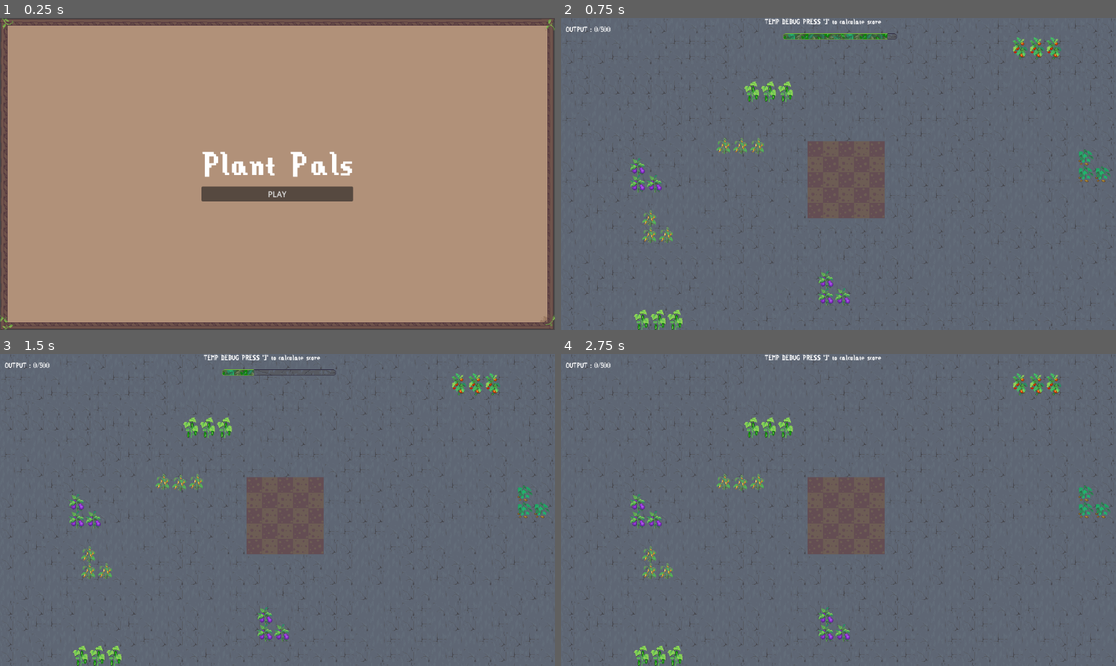
Above: before the commit, frames 1-4 (two rows, left to right).
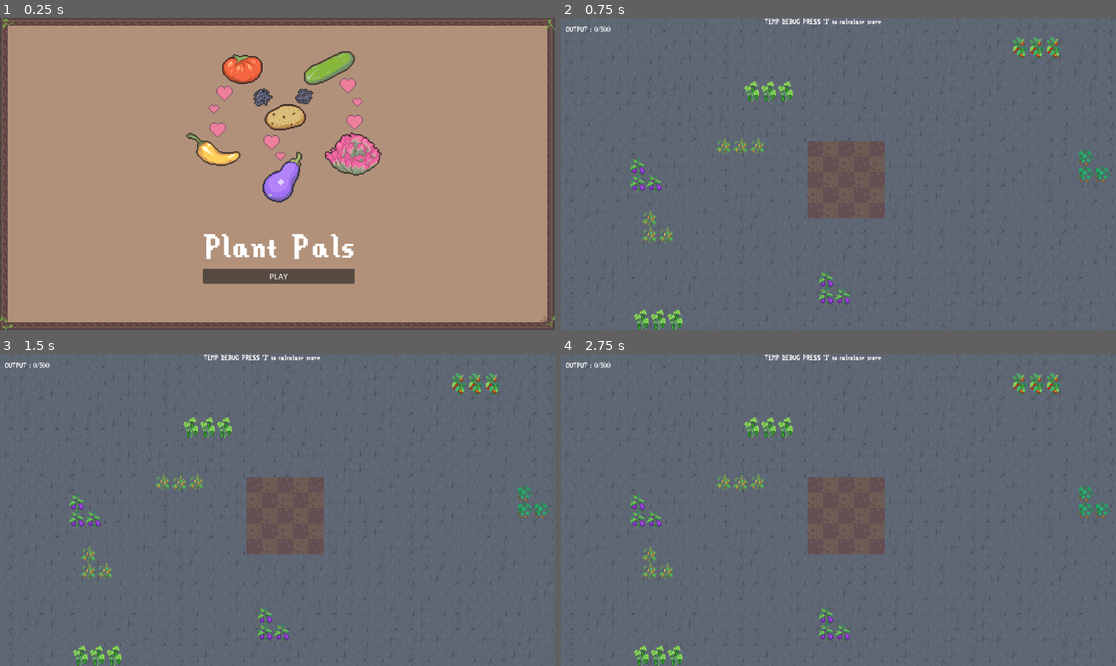
Above: after the commit, the same moments.

Repository: Ihmayor/Growup_GameJam_2025
Game: Godot game, scene res://scenes/start_scene.tscn
The game is run twice, just before and just after one commit, with the same random seed, the same clock (stepped at 60 frames per second) and the same inputs.
Inputs (mouse positions are in pixels of both pictures, inside the frame that each line leads up to):
- Up to frame 1 (0.25 s): no input
- Up to frame 2 (0.75 s): click "PLAY" at 0.5 s
- Up to frame 3 (1.5 s): tap J (test_calculate) at 1.25 s; move the mouse to (177, 481) at 1.27 s; hold E (rotate_right) from 1.28 s (still down); hold Right mouse button (Shovel) from 1.28 s (still down)
- Up to frame 4 (2.75 s): click (738, 481) at 1.55 s; tap J (test_calculate) at 2 s; move the mouse to (738, 481) at 2.02 s; release E (rotate_right) at 2.03 s; release Right mouse button (Shovel) at 2.03 s; hold Q (rotate_left) from 2.03 s (still down); click (738, 481) at 2.1 s; right-click (738, 481) at 2.3 s

The runs differ from the first frame. In frame 1, 8.2% of the frame differs, in the area x 33-69%, y 10-86%; in frame 2, 0.4%; in frame 3, 0.2%; in frame 4, nothing differs.

Commit message:
Minor fixes added start menu

Diff:
--- a/grow_up_game_jam_2025/main_garden.tscn
+++ b/grow_up_game_jam_2025/main_garden.tscn
@@ -6,10 +6,9 @@
 [ext_resource type="Script" uid="uid://blqsq45frkw4" path="res://hud.gd" id="2_j5ia0"]
 [ext_resource type="Resource" uid="uid://cyji6a6nuw4ro" path="res://scripts/Resources/player_data.tres" id="3_7j0uk"]
 [ext_resource type="Theme" uid="uid://be0cfe1malgy4" path="res://scripts/Resources/Theme/Main_Theme.tres" id="5_0xhk5"]
-[ext_resource type="PackedScene" uid="uid://dmhe7nvh3gme7" path="res://scenes/UI/timer_progress_bar.tscn" id="6_0xhk5"]
 [ext_resource type="TileSet" uid="uid://d1g51ptji4qmm" path="res://scripts/Resources/main_tile_set.tres" id="7_vqwtp"]
 
-[node name="Node2D" type="Node2D"]
+[node name="Node2D" type="Node2D" groups=["manager"]]
 script = ExtResource("1_63p7w")
 level = ExtResource("2_56tkj")
 player_data = ExtResource("3_7j0uk")
@@ -66,9 +65,6 @@
 grow_vertical = 2
 size_flags_horizontal = 4
 
-[node name="TimerProgressBar" parent="CanvasLayer" instance=ExtResource("6_0xhk5")]
-increment = 8
-
 [node name="Concrete" type="TileMapLayer" parent="."]
 tile_map_data = PackedByteArray("AAACAAAAAAAIAAAAAAADAAAAAAAIAAAAAAAEAAAAAAAGAAAAAAAFAAAAAAAHAAAAAAAGAAAAAAAFAAAAAAAHAA …(32080 unchanged characters)…
 tile_set = ExtResource("7_vqwtp")
--- a/grow_up_game_jam_2025/project.godot
+++ b/grow_up_game_jam_2025/project.godot
@@ -27,6 +27,7 @@
 
 Plants="part of plants"
 Slots=""
+manager=""
 
 [input]
 
--- a/grow_up_game_jam_2025/scenes/start_scene.tscn
+++ b/grow_up_game_jam_2025/scenes/start_scene.tscn
@@ -1,8 +1,9 @@
-[gd_scene load_steps=4 format=3 uid="uid://c3kxwube2sd38"]
+[gd_scene load_steps=5 format=3 uid="uid://c3kxwube2sd38"]
 
 [ext_resource type="PackedScene" uid="uid://14kx06325vrt" path="res://scenes/UI/text_box.tscn" id="1_cokmr"]
 [ext_resource type="Script" uid="uid://d2dtv6sq0ykp8" path="res://scenes/start_scene.gd" id="1_u7rsi"]
 [ext_resource type="Theme" uid="uid://be0cfe1malgy4" path="res://scripts/Resources/Theme/Main_Theme.tres" id="2_3tgnh"]
+[ext_resource type="Texture2D" uid="uid://bnpmtmu8r682d" path="res://Assets/uglyMenuArt.png" id="2_i331m"]
 
 [node name="StartScene" type="Node2D"]
 script = ExtResource("1_u7rsi")
@@ -19,27 +20,39 @@
 grow_horizontal = 2
 grow_vertical = 2
 
-[node name="CenterContainer" type="CenterContainer" parent="CanvasLayer/Control"]
-layout_mode = 1
-anchors_preset = 15
-anchor_right = 1.0
-anchor_bottom = 1.0
-grow_horizontal = 2
-grow_vertical = 2
+[node name="VBoxContainer" type="VBoxContainer" parent="CanvasLayer/Control"]
+layout_mode = 2
+offset_left = 421.0
+offset_top = 437.0
+offset_right = 736.0
+offset_bottom = 552.0
 
-[node name="VBoxContainer" type="VBoxContainer" parent="CanvasLayer/Control/CenterContainer"]
-layout_mode = 2
-
-[node name="Label" type="Label" parent="CanvasLayer/Control/CenterContainer/VBoxContainer"]
+[node name="Label" type="Label" parent="CanvasLayer/Control/VBoxContainer"]
 layout_mode = 2
 theme = ExtResource("2_3tgnh")
 theme_override_font_sizes/font_size = 80
 text = "Plant Pals"
 
-[node name="Button" type="Button" parent="CanvasLayer/Control/CenterContainer/VBoxContainer"]
+[node name="Button" type="Button" parent="CanvasLayer/Control/VBoxContainer"]
 layout_mode = 2
 theme = ExtResource("2_3tgnh")
 text = "PLAY
 "
 
-[connection signal="pressed" from="CanvasLayer/Control/CenterContainer/VBoxContainer/Button" to="." method="start_game"]
+[node name="TextureRect" type="TextureRect" parent="CanvasLayer"]
+texture_filter = 1
+anchors_preset = 8
+anchor_left = 0.5
+anchor_top = 0.5
+anchor_right = 0.5
+anchor_bottom = 0.5
+offset_left = -201.0
+offset_top = -267.0
+offset_right = 16.0
+offset_bottom = -97.0
+grow_horizontal = 2
+grow_vertical = 2
+scale = Vector2(2, 2)
+texture = ExtResource("2_i331m")
+
+[connection signal="pressed" from="CanvasLayer/Control/VBoxContainer/Button" to="." method="start_game"]
--- a/grow_up_game_jam_2025/scripts/resources/Placement/Place.gd
+++ b/grow_up_game_jam_2025/scripts/resources/Placement/Place.gd
@@ -95,8 +95,8 @@
 			#position = lastSlotEntered.global_position + offset
 			var rect = shape.shape as RectangleShape2D
 			var sizeVector = rect.extents
-			var po = get_viewport().get_mouse_position() - sizeVector/2
-			self.global_position = round (po / gridSize) * gridSize + offset
+#			var po = get_viewport().get_mouse_position() - sizeVector/2
+#			self.global_position = round (po / gridSize) * gridSize + offset
 
 		isDragging = false
 		currentlyDragging = null
--- a/grow_up_game_jam_2025/scripts/resources/Placement/Plant.gd
+++ b/grow_up_game_jam_2025/scripts/resources/Placement/Plant.gd
@@ -35,6 +35,7 @@
 func Shovel ():
 	print("Shoveled")
 	isPlanted = true
+	(get_tree().get_first_node_in_group("manager") as GameManager).calculate_plant_total()
 	global_position -= Vector2(0, -shoveledRecess)
 	pass
 
Not shown, added: grow_up_game_jam_2025/Assets/uglyMenuArt.png.import
Not shown: 1 places in grow_up_game_jam_2025/main_garden.tscn that only renumber resources
